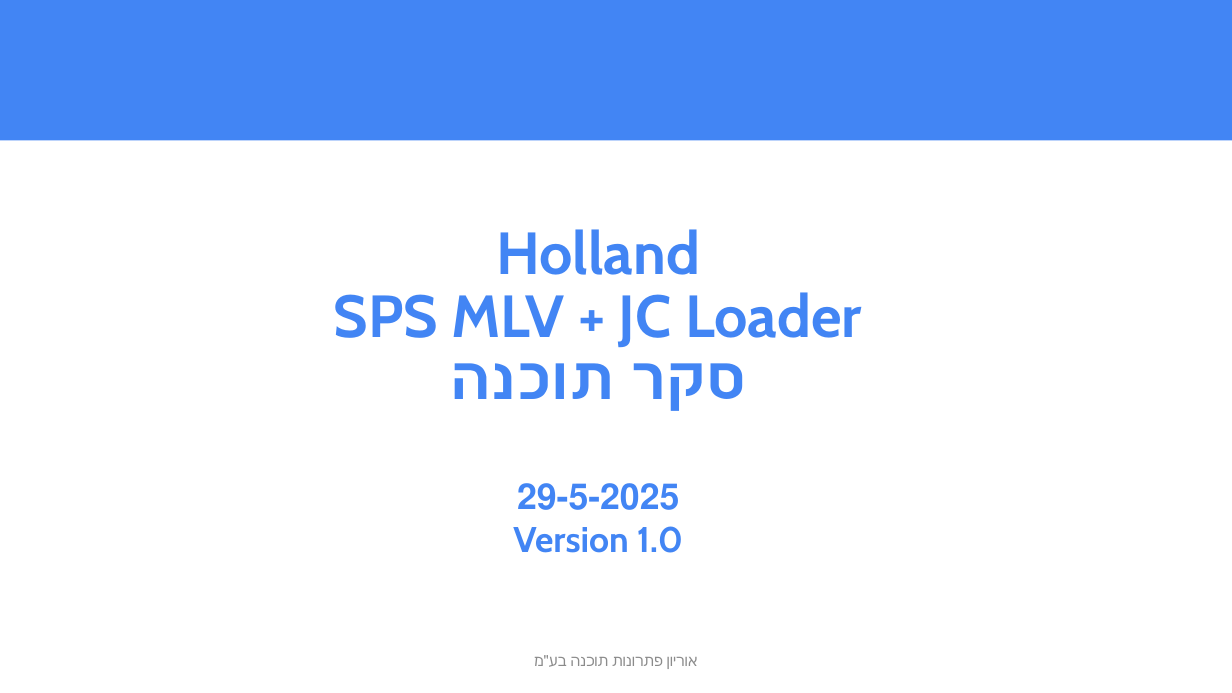
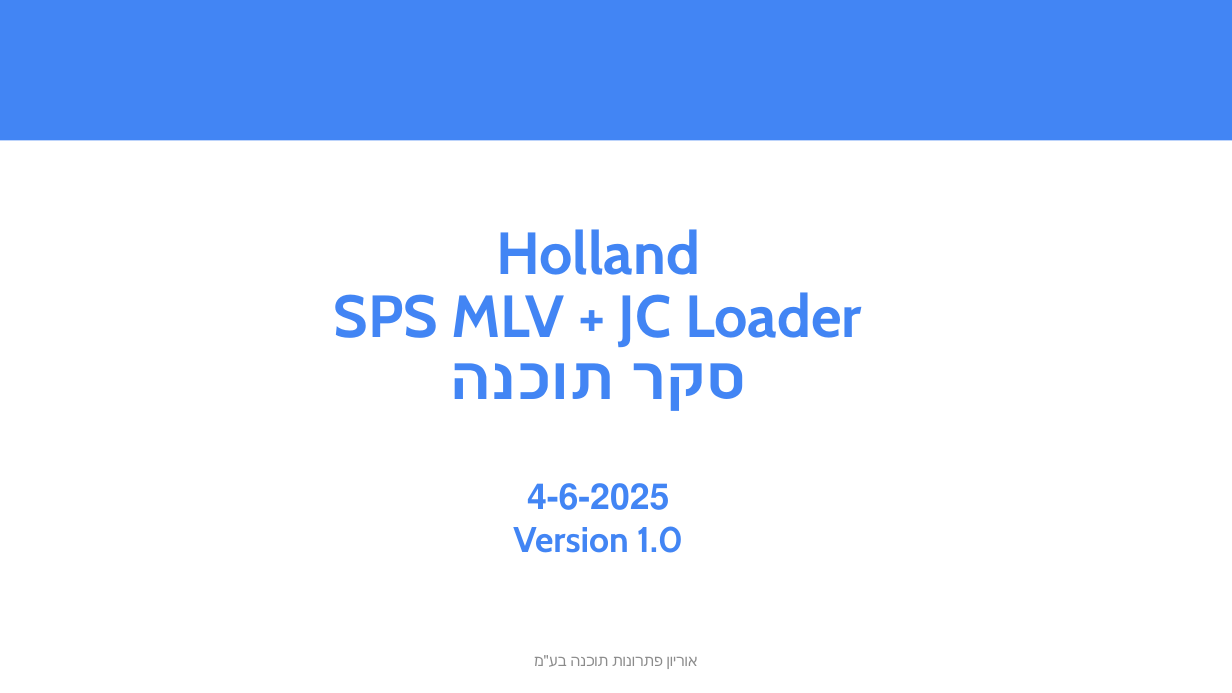
Before and after one commit to RonenHarambam/Elop-TechComputerHolland, a slide deck: slide 1 of Documents/CDR/MLV Holland.pptx. Drawn at 1232x693 pixels with LibreOffice and Linux fonts; fonts in the diff are those of the drawing; background and template pictures are left out. Boxes give left, top, right and bottom in pixels: in the first picture for what was removed or moved away, otherwise in the second. Text is boxed around its words. In the diff, an @@ line names an element or a change of style, - is before the commit and + after.

```diff
--- a/Documents/CDR/MLV Holland.pptx
+++ b/Documents/CDR/MLV Holland.pptx
@@ text at (x1=527, y1=483, x2=669, y2=510): text changed @@
-29-5-2025
+4-6-2025
```
Also in this commit, not shown: 3 other files.
